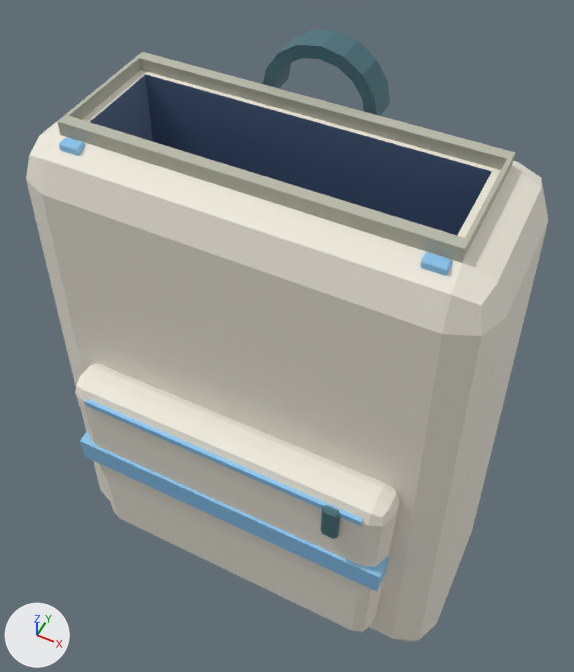
Renders of the FBX model UnityProject/Assets/Itens/Mochila_Kit.fbx from each side of a commit.
Camera for both pictures: a 50 mm camera at (0.171, -0.332, 0.673) aimed at (-0.003, 0.017, 0.237). The lights are fixed; the arrows at lower left show +X, +Y and +Z. The first picture is the older version. Where no turn or scale is listed for an object, it has been applied to the vertices.

The first picture shows 'Abertura', 'Mochila_Kit'.
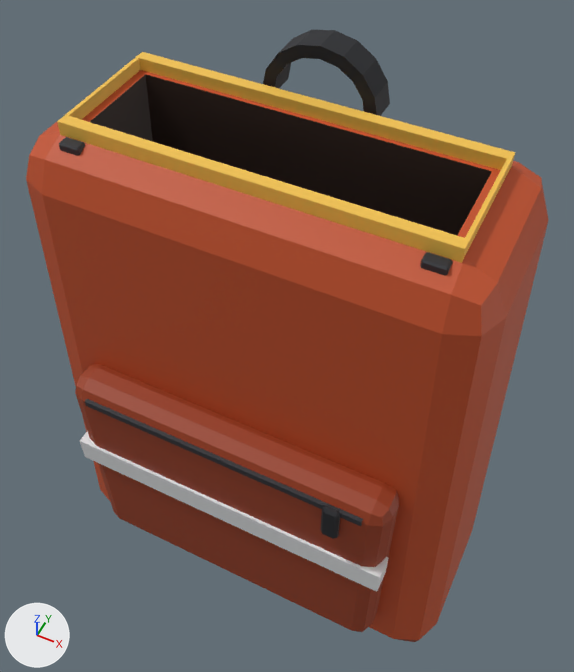
Changed parts and their boxes [x1, y1, x2, y2] in the pictures (574 x 672 px):
part 1 of me_mochila_kit, surface changed (grey to brown)
    both: [26, 30, 548, 642]
part 2 of me_abertura, surface changed (grey to orange)
    both: [57, 52, 515, 276]

The change, as a list of edits to the scene's bpy script:
```text
Change me_abertura:
    where me_abertura.from_pydata(...)  # 64 vertices, 68 faces; spans x -0.12..0.12, y -0.052..0.043, z -0.026..0.012
    used by ob_abertura; location = (0.0, 0.003, 0.406)
    me_abertura part 2: texture (UV) coordinates of 68 of 68 faces, centred in x -0.12..0.12, y -0.052..0.043, z -0.026..0.012, changed; they spanned u 0.05..0.48, v 0.92..0.95 and now span u 0.02..0.24, v 0.96..0.98
Change me_mochila_kit:
    where me_mochila_kit.from_pydata(...)  # 284 vertices, 276 faces; spans x -0.165..0.165, y -0.099..0.104, z 0.0..0.448
    used by ob_mochila_kit; location = (0.0, 0.0, 0.0)
    me_mochila_kit part 1: 276 kept faces spanning x -0.165..0.165, y -0.099..0.104, z 0.0..0.448 get new texture (UV) coordinates
```
